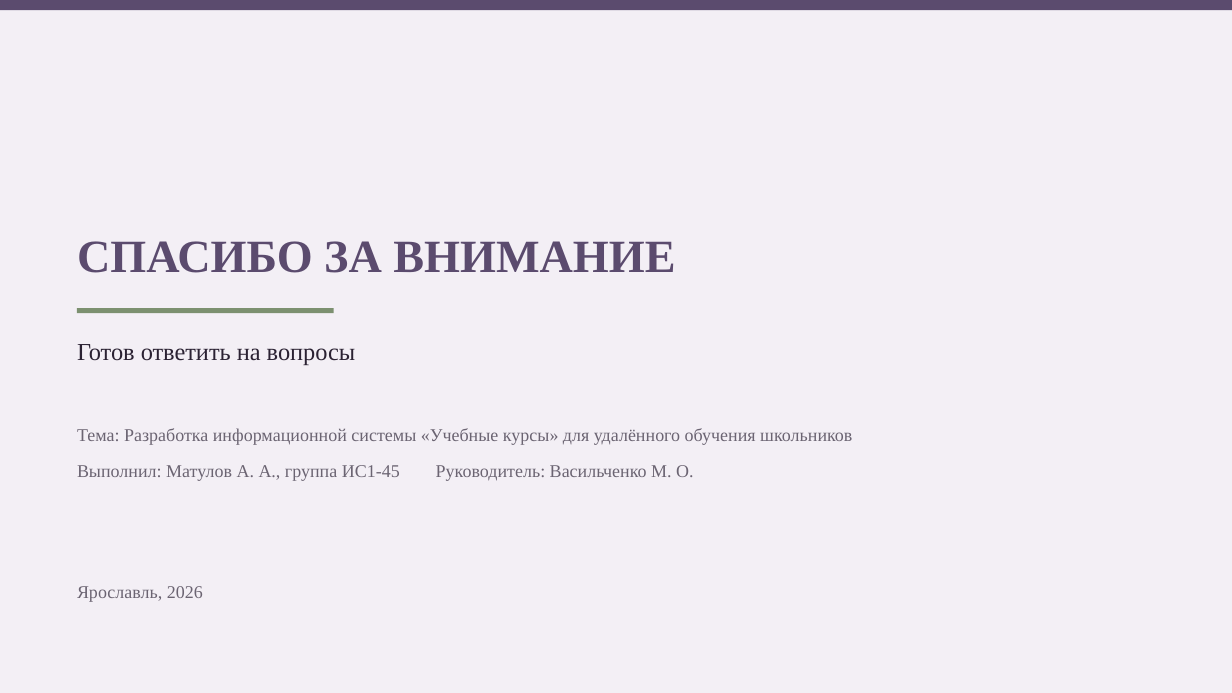
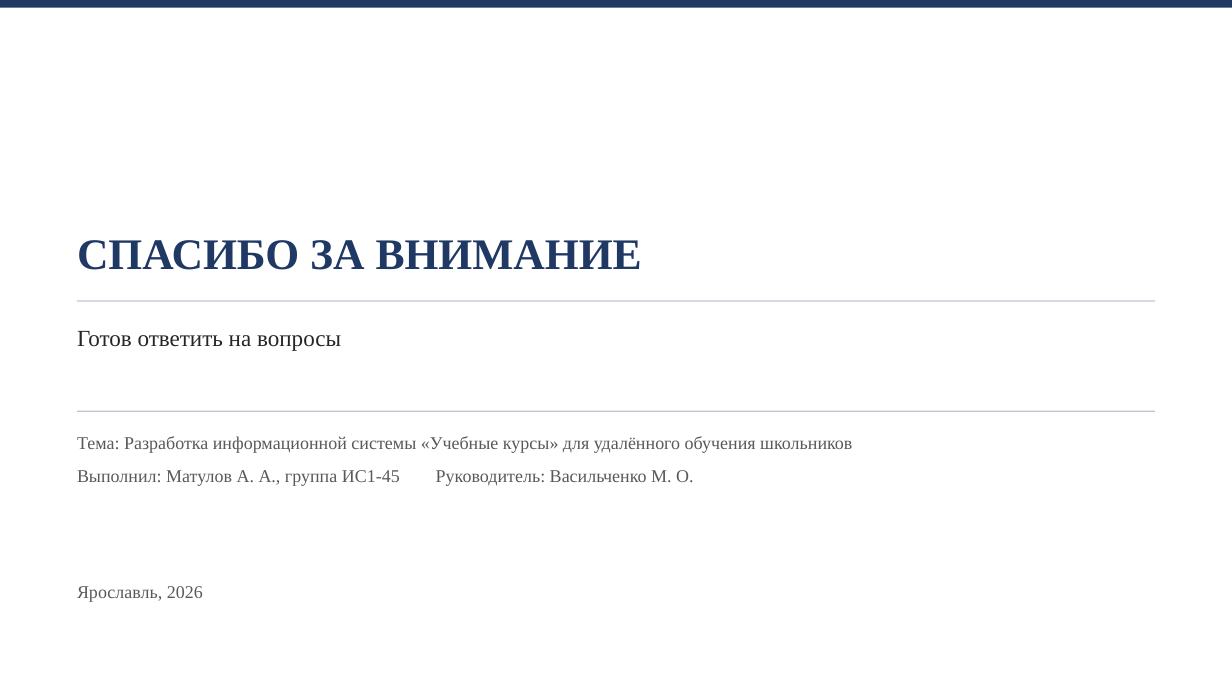
Before and after one commit to CoBa-3325/up03-uchebnye-kursy, a slide deck: slide 9 of Презентация к защите.pptx. Drawn at 1232x693 pixels with LibreOffice and Linux fonts; fonts in the diff are those of the drawing. Boxes give left, top, right and bottom in pixels: in the first picture for what was removed or moved away, otherwise in the second. Text is boxed around its words. In the diff, an @@ line names an element or a change of style, - is before the commit and + after.

```diff
--- a/Презентация к защите.pptx
+++ b/Презентация к защите.pptx
@@ rectangle at (0, 0, 1232, 7): fill #5B4B6E to #1F3864 @@
@@ text "СПАСИБО ЗА ВНИМАНИЕ" at (77, 240, 642, 270): size 36 to 34 pt, text colour #5B4B6E to #1F3864 @@
@@ text "Готов ответить на вопросы": place and size @@
-text "Готов ответить на вопросы" at (77, 344, 356, 365)
+text "Готов ответить на вопросы" at (77, 331, 341, 351)
@@ text "Готов ответить на вопросы" at (77, 331, 341, 351): size 19 to 18 pt, text colour #2B2233 to #262626 @@
@@ rectangle: place and size @@
-rectangle at (0, 0, 1232, 693)
+rectangle at (77, 300, 1155, 301)
@@ rectangle at (77, 300, 1155, 301): fill #F3EFF5 to #BFC7D1 @@
@@ rectangle removed at (77, 308, 334, 313) @@
@@ rectangle added at (77, 410, 1155, 411), fill #BFC7D1 @@
@@ text colour #6B6472 to #595959 in 3 elements at (77, 586, 203, 602), (77, 470, 693, 486), (77, 436, 852, 453) @@
@@ text "Тема: Разработка информационной системы «Учебные ...": place and size @@
-text "Тема: Разработка информационной системы «Учебные ..." at (77, 428, 852, 445)
+text "Тема: Разработка информационной системы «Учебные ..." at (77, 436, 852, 453)
```
Also in this commit, not shown: 8 other slides changed.
